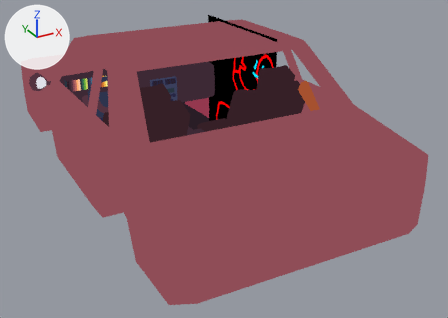
A saved change to the Blender file asset_src/taxi parts.blend.
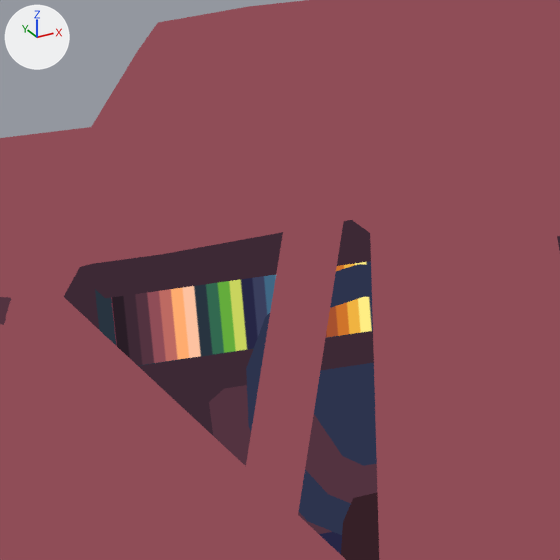
Each version appears first whole from a 50 mm lens placed at (-3.86, -7.96, 3.12), pointed at (0.44, -0.14, -0.78), and next in a close-up on the part from 11% to 31% of the width and 11% to 38% of the height. Arrows for +X, +Y and +Z are at upper left; the lights stay in place.

The first close-up shows 'dashBase', 'dash_plane', 'driverSeat_Back', 'steeringDashConnector', 'steeringWheelMain', 'taxiShell'.
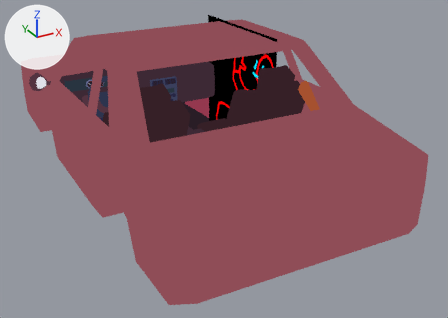
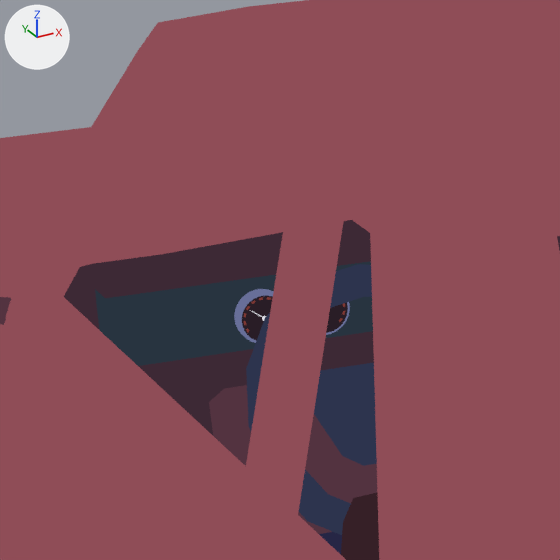
Commit message: add dash meters

Boxes (x1, y1, x2, y2) around the edits, measured in the close-ups (560 x 560 px):
'dash_plane', deleted
    before: (111, 261, 373, 366)
'pressure', added
    after: (234, 289, 274, 343)
'speed', added
    after: (326, 302, 350, 335)
'pressureMeter', added
    after: (250, 310, 266, 321)

The change, as a diff of the scene's bpy script:
```diff
--- a/asset_src/taxi parts.blend.py
+++ b/asset_src/taxi parts.blend.py
@@ me_circle @@
+me_circle.from_pydata(...)  # 161 vertices, 160 faces; spans x -1.0..1.0, y -1.0..1.0, z -0.79..0.0
+me_circle.materials.append(mat_material)
@@ me_circle_001 @@
+me_circle_001.from_pydata(...)  # 39 vertices, 36 faces; spans x -4.86..0.8, y -0.72..0.72, z 0.0
+me_circle_001.materials.append(mat_material)
@@ ob_dash_plane @@
-ob_dash_plane = bpy.data.objects.new('dash_plane', me_plane_001)
-ob_dash_plane.location = (-1.066, 1.327, 0.294)
-ob_dash_plane.rotation_euler = (1.571, 0.0, 0.0)  # degrees (90, 0, 0)
-ob_dash_plane.scale = (0.452, 0.0975, 0.119)
@@ ob_speed @@
+ob_speed = bpy.data.objects.new('speed', me_circle)
+ob_speed.location = (-0.996, 1.313, 0.272)
+ob_speed.rotation_euler = (1.571, 0.0, 0.0)  # degrees (90, 0, 0)
+ob_speed.scale = (0.0667, 0.0667, 0.0667)
@@ ob_pressuremeter @@
+ob_pressuremeter = bpy.data.objects.new('pressureMeter', me_circle_001)
+ob_pressuremeter.parent = ob_pressure
+ob_pressuremeter.matrix_parent_inverse = Matrix(((11.49, 0.0, 0.0, 11.95), (0.0, 0.0, 11.49, -3.372), (0.0, -11.49, 0.0, 15.11), (0.0, 0.0, 0.0, 1.0)))
+ob_pressuremeter.location = (-1.04, 1.319, 0.294)
+ob_pressuremeter.rotation_euler = (1.571, 0.642, 0.0)  # degrees (90, 37, 0)
+ob_pressuremeter.scale = (0.0121, 0.0121, 0.0121)
@@ ob_pressure @@
+ob_pressure = bpy.data.objects.new('pressure', me_circle)
+ob_pressure.location = (-1.15, 1.313, 0.272)
+ob_pressure.rotation_euler = (1.571, 0.0, 0.0)  # degrees (90, 0, 0)
+ob_pressure.scale = (0.0667, 0.0667, 0.0667)
```
